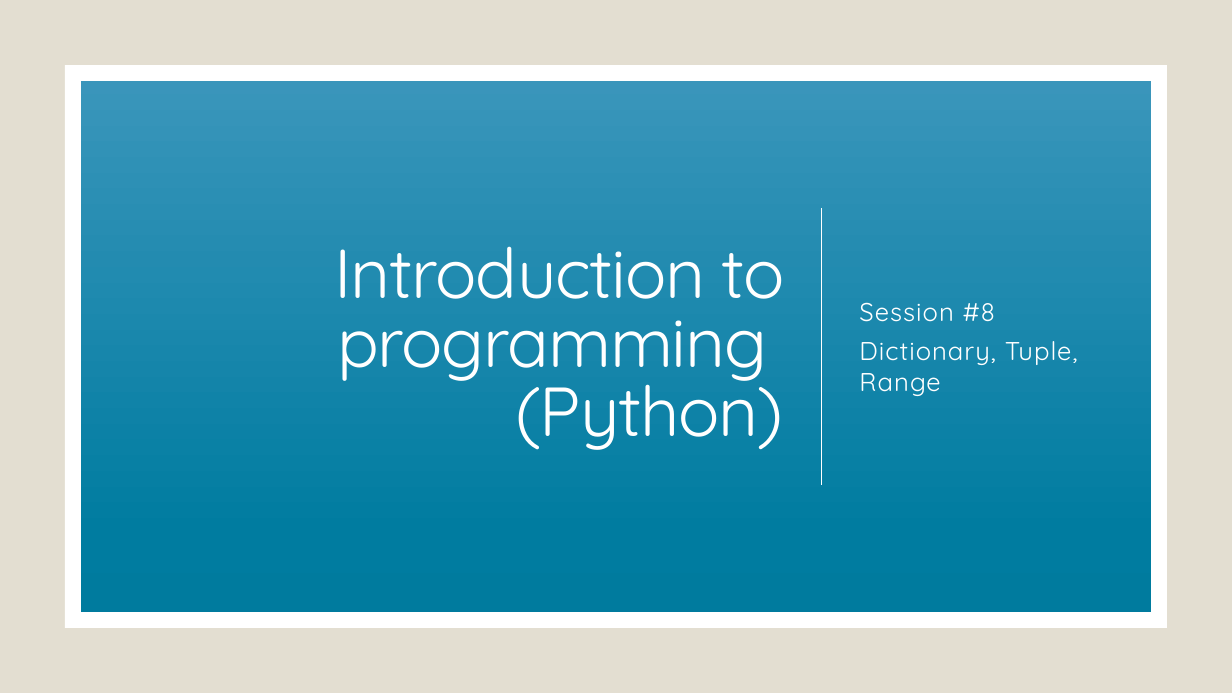
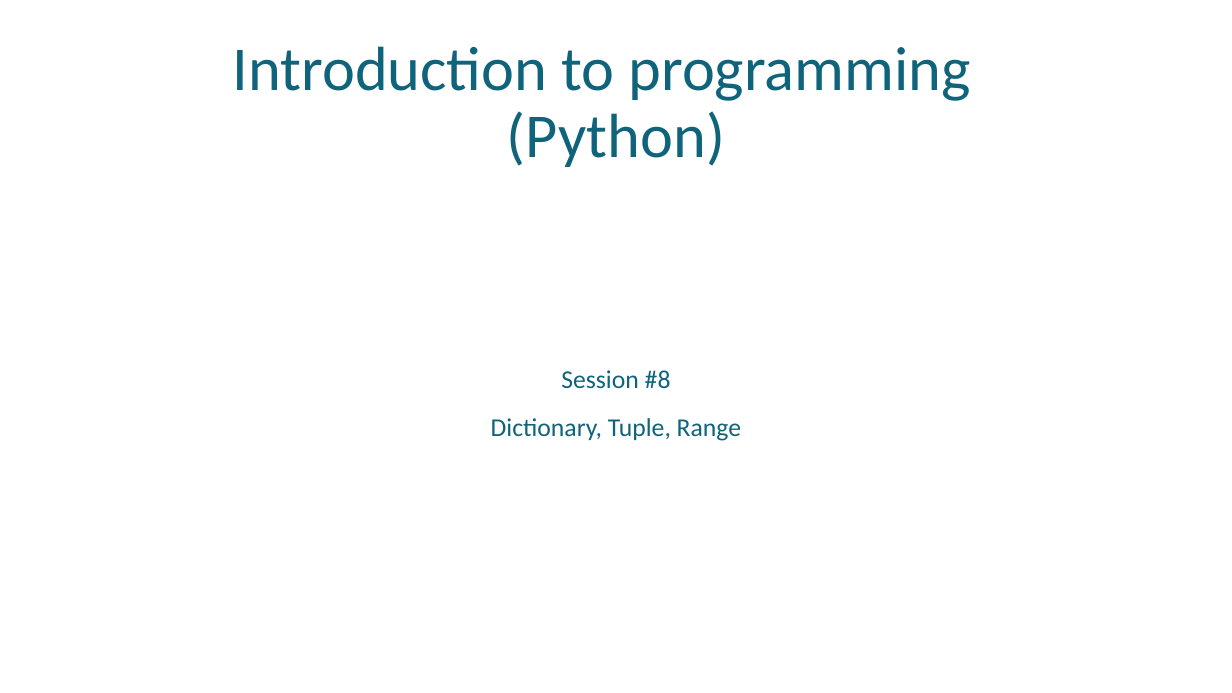
Before and after one commit to uday87j/teach_python, a slide deck: slide 1 of fundamentals/8-Dictionary, Tuple, Range.pptx. Drawn at 1232x693 pixels with LibreOffice and Linux fonts; fonts in the diff are those of the drawing; background and template pictures are left out. Boxes give left, top, right and bottom in pixels: in the first picture for what was removed or moved away, otherwise in the second. Text is boxed around its words. In the diff, an @@ line names an element or a change of style, - is before the commit and + after.

Commit message:
Add more content to all sessions

```diff
--- a/fundamentals/8-Dictionary, Tuple, Range.pptx
+++ b/fundamentals/8-Dictionary, Tuple, Range.pptx
@@ background picture (left out) to #FFFFFF @@
@@ rectangle removed at (0,0,1232,693) @@
@@ title "Introduction to programming (Python)": place and size @@
-title "Introduction to programming (Python)" at (335,246,785,450)
+title "Introduction to programming (Python)" at (233,46,971,167)
@@ title "Introduction to programming (Python)" at (233,46,971,167): size 54 to 48.6 pt, font Quicksand to Calibri, text colour #FFFFFF to #0F647B, letter spacing -1 to 0 pt; alignment right to centre; line spacing 0.83 to 0.9 @@
@@ rectangle removed at (65,65,1167,628) @@
@@ rectangle removed at (81,82,1151,612) @@
@@ rectangle removed at (132,128,1100,564) @@
@@ text "Session #8": place and size @@
-text "Session #8" at (859,302,1078,396)
+text "Session #8" at (491,370,741,441)
@@ text "Session #8" at (491,370,741,441): font Quicksand to Calibri, text colour #FFFFFF to #0F647B, letter spacing 0.8 to 0 pt; alignment left to centre; line spacing 1 to 0.9; more space between paragraphs @@
@@ line removed from (822, 208) to (822, 485) @@
```
Also in this commit, not shown: 16 other slides changed, 4 other files.
